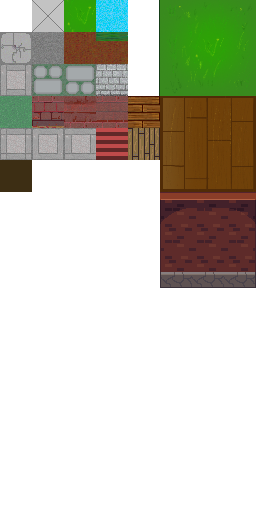
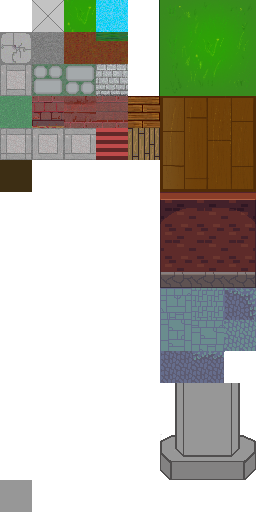
Comparing the layer stacks of the two 256px x 512px images. Changes:
added layer "Camada colada #1" above "Camada" over [160, 351, 224, 383]
added layer "Camada" above "Camada colada #2" over [160, 288, 256, 480]
added layer "Camada colada #2" above "Camada colada" over [224, 288, 256, 320]
added layer "Camada colada" above "piso madeira 3x3.png" over [224, 319, 256, 351]
painted on "piso madeira 3x3.png" over [160, 288, 225, 352]
painted on "Atlas.png" over [0, 436, 215, 512]
